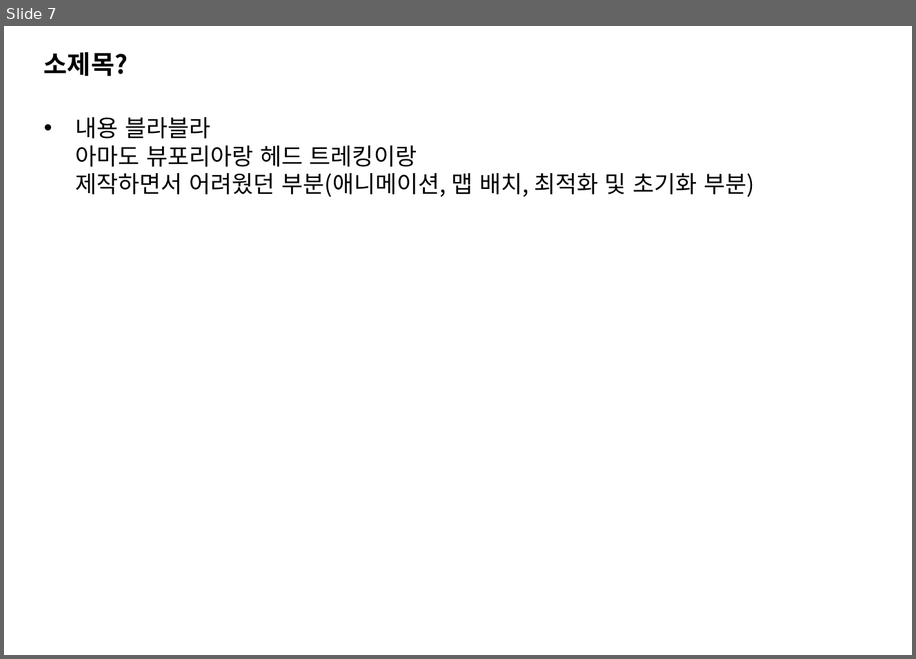
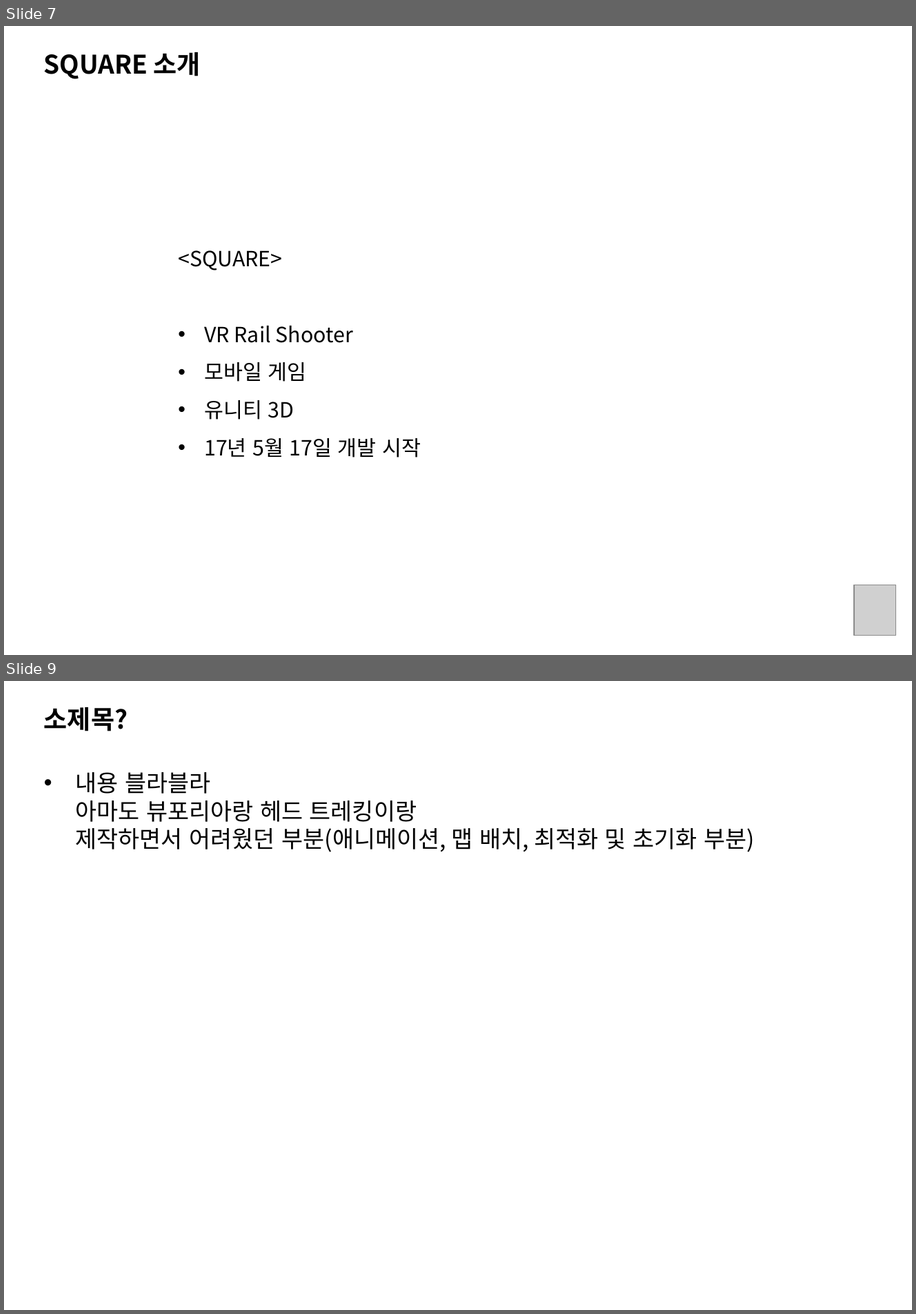
Before and after one commit to Hanghyeon/SQUARE, a slide deck: User_OtherFiles/포폴 발표 준비/2017_NCIA.pptx. Shown one above the other, each under a label of ours: slide 7 before the commit, slides 7 and 9 after it; the slides between them are not shown. The pictures are 916x659 and 916x1314 pixels, drawn with LibreOffice and Linux fonts; fonts in the diff are those of the drawing; grey boxes stand for pictures; background and template pictures are left out. Boxes give left, top, right and bottom in pixels: in the first picture for what was removed or moved away, otherwise in the second. Text is boxed around its words. In the diff, an @@ line names an element or a change of style, - is before the commit and + after.

```diff
--- a/User_OtherFiles/포폴 발표 준비/2017_NCIA.pptx
+++ b/User_OtherFiles/포폴 발표 준비/2017_NCIA.pptx
@@ slide 7 added at bbox=[4, 26, 912, 655], background picture (left out) @@
@@ text added at bbox=[44, 52, 201, 79], 22 pt, text #000000, bold @@
+SQUARE 소개
@@ text added at bbox=[178, 250, 421, 457], 18 pt, text #000000 @@
+<SQUARE>
+• VR Rail Shooter
+• 모바일 게임
+• 유니티 3D
+• 17년 5월 17일 개발 시작
@@ picture added at bbox=[854, 584, 896, 635] @@
@@ what was slide 7 is now slide 9 @@
```
Also in this commit, not shown: 1 slide changed, 1 other slide added, 12 other files.
